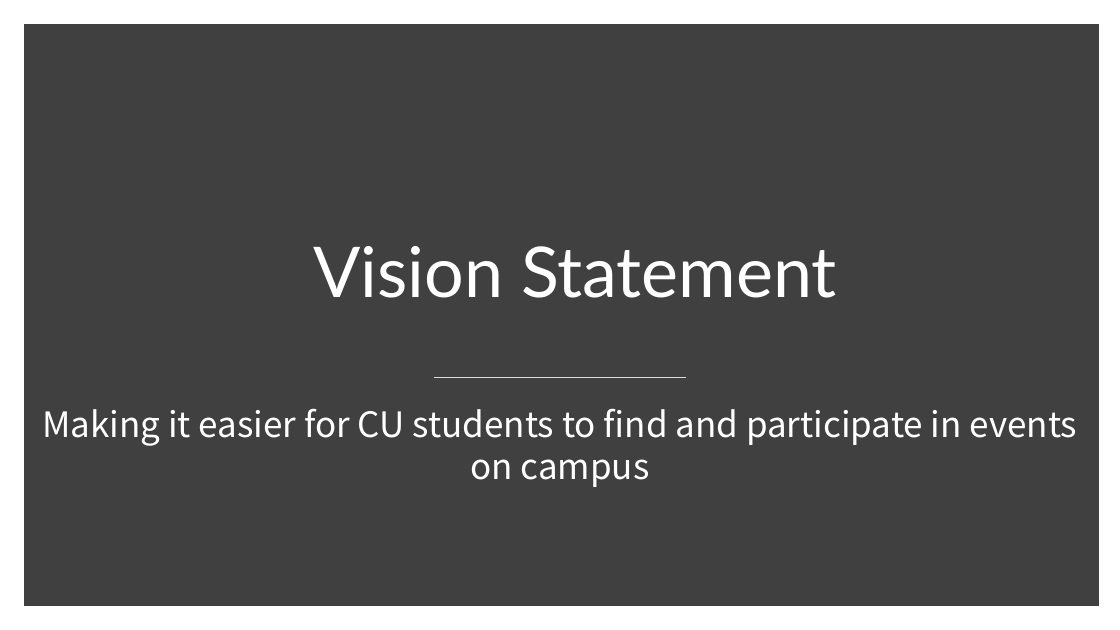
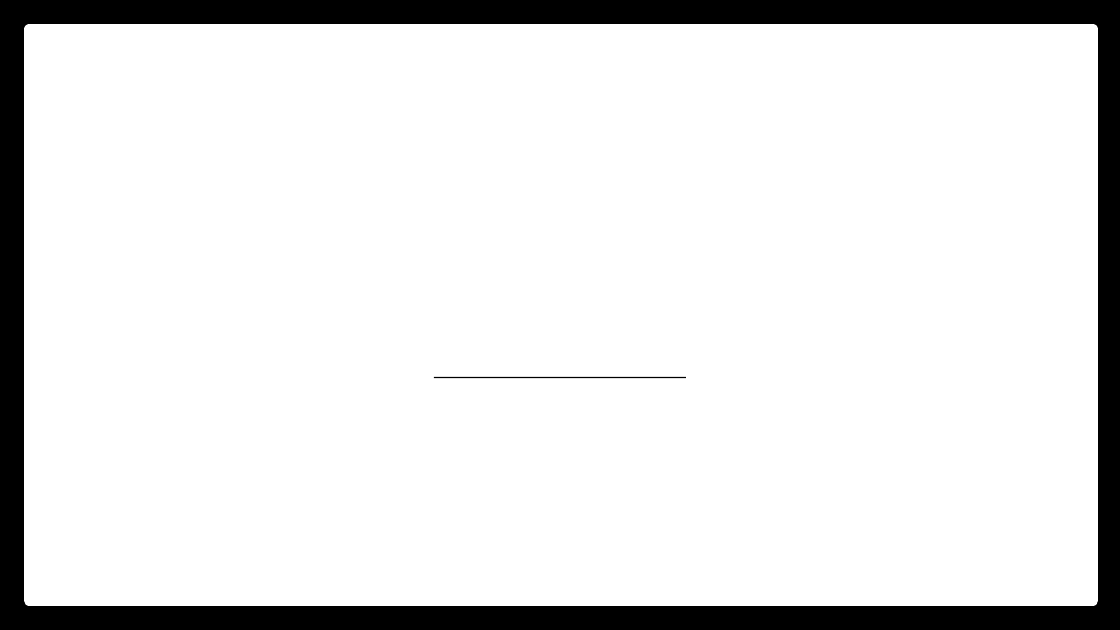
Before and after one commit to Computer-Girl/3308Project, a slide deck: slide 2 of ProjectPresentation.pptx. Drawn at 1120x630 pixels with LibreOffice and Linux fonts; fonts in the diff are those of the drawing. Boxes give left, top, right and bottom in pixels: in the first picture for what was removed or moved away, otherwise in the second. Text is boxed around its words. In the diff, an @@ line names an element or a change of style, - is before the commit and + after.

```diff
--- a/ProjectPresentation.pptx
+++ b/ProjectPresentation.pptx
@@ rectangle at box(0, 0, 1120, 630): fill #FFFFFF to #000000 @@
@@ rectangle at box(29, 29, 1093, 601): fill #404040 to #FFFFFF; outline #404040 10 pt to #FFFFFF 10.01 pt @@
@@ title removed at box(313, 246, 837, 298) @@
-Vision Statement
@@ line (434, 377) - (686, 377): stroke #D9D9D9 1 pt to #000000 0.99 pt @@
@@ text removed at box(42, 408, 1078, 487) @@
-Making it easier for CU students to find and participate in events on campus
```
Also in this commit, not shown: 10 other slides changed.
